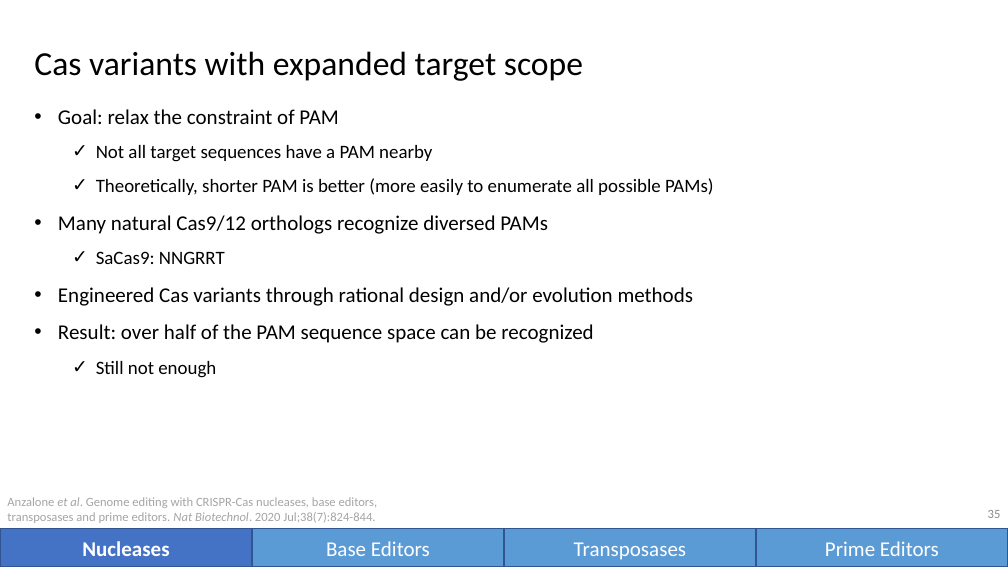
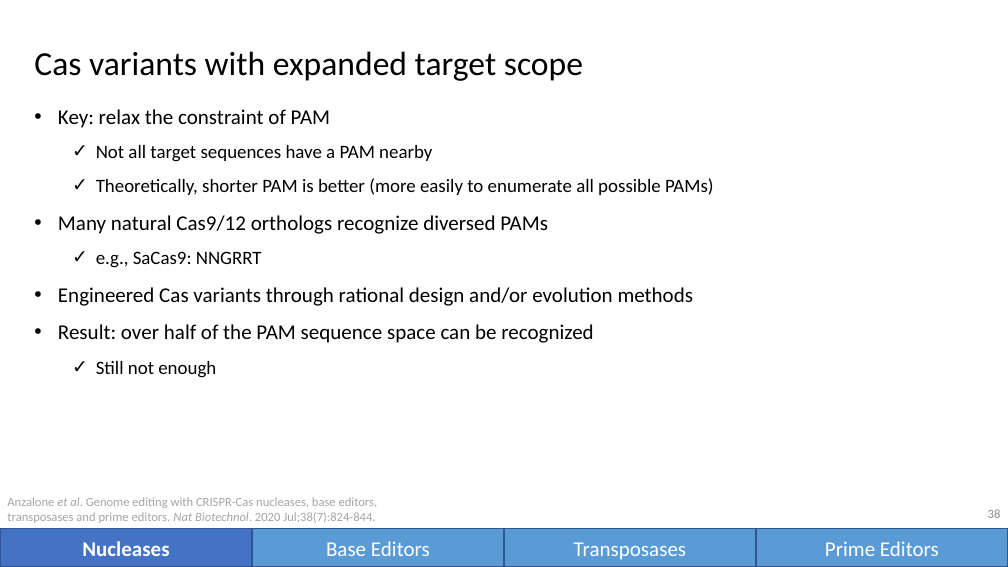
Before and after one commit to vwOvOwv/PKU-Undergraduate-Course, a slide deck: slide 38 of 遗传学(Genetics)/讨论课/Topic-3_遗传学技术/CRISPR-Cas.pptx (slide 35 before the commit). Drawn at 1008x567 pixels with LibreOffice and Linux fonts; fonts in the diff are those of the drawing. Boxes give left, top, right and bottom in pixels: in the first picture for what was removed or moved away, otherwise in the second. Text is boxed around its words. In the diff, an @@ line names an element or a change of style, - is before the commit and + after.

```diff
--- a/遗传学(Genetics)/讨论课/Topic-3_遗传学技术/CRISPR-Cas.pptx
+++ b/遗传学(Genetics)/讨论课/Topic-3_遗传学技术/CRISPR-Cas.pptx
@@ text at [58, 109, 330, 128]: text changed @@
-• Goal: relax the constraint of PAM
+• Key: relax the constraint of PAM
@@ text at [96, 251, 262, 268]: text changed @@
-  ✓ SaCas9: NNGRRT
+  ✓ e.g., SaCas9: NNGRRT
```
Also in this commit, not shown: 18 other slides changed, 5 slides added, 1 other file.
